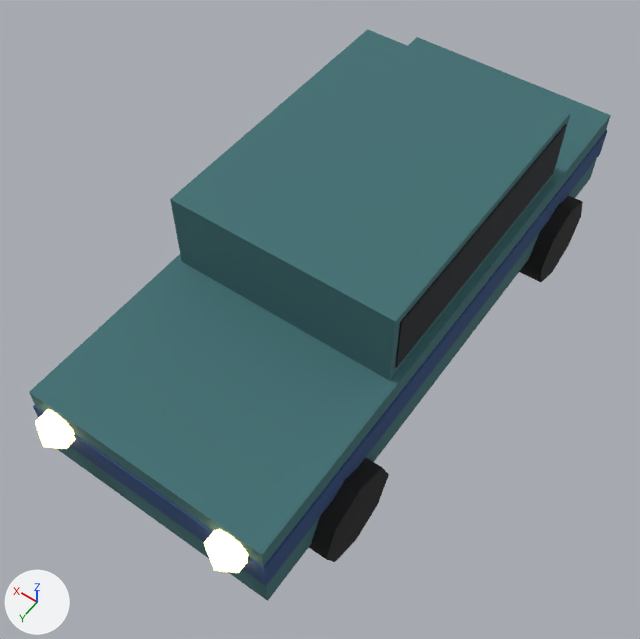
Two versions of the Blender file models/doroga/car-police.blend, one commit apart.
One viewpoint serves both versions: a 50 mm lens placed at (-2.03, 3.25, 4.99), pointed at (0.01, 0.38, 0.49). The lights are fixed; the arrows at lower left show +X, +Y and +Z. The older version comes first.

In view in the first picture: '00_paint0', '01_paint0_r320', '02_#1a2026_noshadow_r320', '03_#141416_r110', '04_#2c4a7a_noshadow', '05_#ffe9b0_noshadow'.
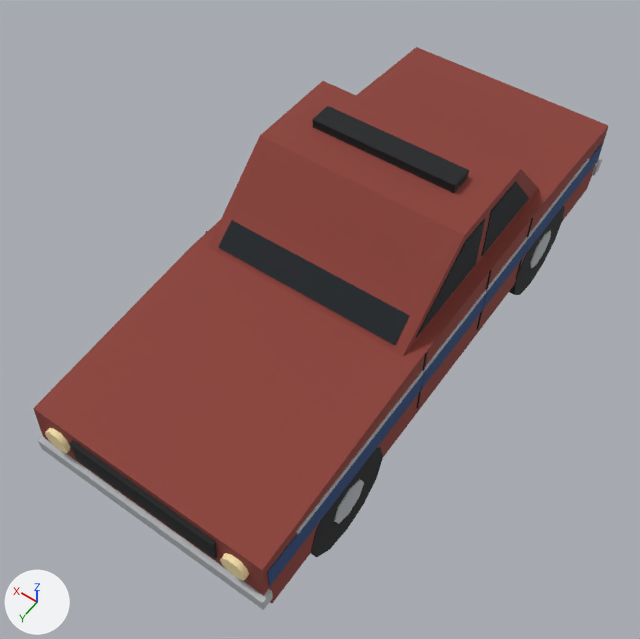
The change, as a diff of the scene's bpy script:
```diff
--- a/models/doroga/car-police.blend.py
+++ b/models/doroga/car-police.blend.py
@@ mat_paint0 @@
 mat_paint0 = principled_material('paint0')
-mat_paint0.base_color = (0.0497, 0.159, 0.171)  # dark cyan #3f6f73
+mat_paint0.base_color = (0.259, 0.0478, 0.0356)  # red #8b3e35
 mat_paint0.roughness = 0.9
@@ mat_ffe9b0_emit__ffd890_3 @@
 mat_ffe9b0_emit__ffd890_3.roughness = 0.9
-mat_ffe9b0_emit__ffd890_3.emission_color = (1.0, 0.687, 0.279)  # beige #ffd890
-mat_ffe9b0_emit__ffd890_3.emission_strength = 3.0
@@ me_02__1a2026_noshadow_r320 @@
-me_02__1a2026_noshadow_r320.from_pydata(...)  # 8 vertices, 6 faces; spans x -0.76..0.76, y -1.15..0.75, z 1.02..1.42
-me_02__1a2026_noshadow_r320.materials.append(mat_1a2026)  # black #1a2026
+me_02__1a2026_noshadow_r320.from_pydata(...)  # 48 vertices, 72 faces; spans x -0.72..0.72, y -1.05..0.58, z 0.95..1.37
+# me_02__1a2026_noshadow_r320 part 1: 8 vertices removed from x -0.76..0.76, y -1.15..0.75, z 1.02..1.42; 48 vertices added at x -0.72..0.72, y -1.05..0.58, z 0.95..1.37
+me_02__1a2026_noshadow_r320.materials.append(mat_1a2026_rough_0_2)  # black #131a21
@@ me_03__141416_r110 @@
-me_03__141416_r110.from_pydata(...)  # 64 vertices, 40 faces; spans x -0.91..0.91, y -1.62..1.62, z 0.0..0.64
+me_03__141416_r110.from_pydata(...)  # 192 vertices, 176 faces; spans x -0.81..0.81, y -1.47..1.55, z 0.0..0.6
+# me_03__141416_r110 part 4: the loose piece of 16 vertices spanning x -0.91..-0.69, y 0.98..1.62, z 0.0..0.64 is rebuilt with 24 vertices and now spans x -0.81..-0.6, y 0.95..1.55, z 0.0..0.6
+# me_03__141416_r110 part 5: 16 vertices removed from x -0.91..-0.69, y -1.62..-0.98, z 0.0..0.64; 48 vertices added at x -0.81..-0.6, y -1.47..-0.87, z 0.0..0.6
+# other edits to the shape of me_03__141416_r110 do not show in these pictures
 me_03__141416_r110.materials.append(mat_141416)
@@ me_05__ffe9b0_noshadow @@
-me_05__ffe9b0_noshadow.from_pydata(...)  # 52 vertices, 60 faces; spans x -0.707..0.707, y 1.896..2.144, z 0.67..0.93
+me_05__ffe9b0_noshadow.from_pydata(...)  # 80 vertices, 72 faces; spans x -0.72..0.72, y 2.015..2.055, z 0.569..0.731
+# me_05__ffe9b0_noshadow part 2: 26 vertices removed from x -0.707..-0.493, y 1.896..2.144, z 0.67..0.93; 40 vertices added at x -0.72..-0.55, y 2.015..2.055, z 0.569..0.731
+# me_05__ffe9b0_noshadow part 3: 26 vertices removed from x 0.493..0.707, y 1.896..2.144, z 0.67..0.93; 40 vertices added at x 0.55..0.72, y 2.015..2.055, z 0.569..0.731
 me_05__ffe9b0_noshadow.materials.append(mat_ffe9b0_emit__ffd890_3)
@@ ob_00_paint0 @@
-ob_00_paint0 = bpy.data.objects.new('00_paint0', me_00_paint0)
@@ ob_01_paint0_r320 @@
-ob_01_paint0_r320 = bpy.data.objects.new('01_paint0_r320', me_01_paint0_r320)
@@ ob_04__2c4a7a_noshadow @@
-ob_04__2c4a7a_noshadow = bpy.data.objects.new('04_#2c4a7a_noshadow', me_04__2c4a7a_noshadow)
@@ ob_04__2c4a7a_noshadow_r320 @@
+ob_04__2c4a7a_noshadow_r320 = bpy.data.objects.new('04_#2c4a7a_noshadow_r320', me_04__2c4a7a)  # 16 vertices, 24 faces; spans x -0.81..0.82, y -1.98..1.98, z 0.54..0.72; in mat_2c4a7a (dark blue #28497b)
+ob_04__2c4a7a_noshadow_r320.location = (0.0, 0.0, 0.0)
@@ ob_03__b8bcc0_noshadow_r110 @@
+ob_03__b8bcc0_noshadow_r110 = bpy.data.objects.new('03_#b8bcc0_noshadow_r110', me_03__b8bcc0)  # 160 vertices, 160 faces; spans x -0.82..0.82, y -2.06..2.06, z 0.15..0.75; in mat_b8bcc0_metal_0_6_rough_0_35 (light grey #b9bdc1)
+ob_03__b8bcc0_noshadow_r110.location = (0.0, 0.0, 0.0)
@@ ob_01_paint0 @@
+ob_01_paint0 = bpy.data.objects.new('01_paint0', me_01_paint0)  # 24 vertices, 40 faces; spans x -0.8..0.8, y -2.04..2.04, z 0.26..1.42; in mat_paint0 (red #8b3e35)
+ob_01_paint0.location = (0.0, 0.0, 0.0)
@@ ob_00__1e2022_noshadow_r320 @@
+ob_00__1e2022_noshadow_r320 = bpy.data.objects.new('00_#1e2022_noshadow_r320', me_00__1e2022)  # 256 vertices, 272 faces; spans x -0.81..0.81, y -1.54..2.05, z -0.08..1.48; in mat_1e2022 (black #181a1c)
+ob_00__1e2022_noshadow_r320.location = (0.0, 0.0, 0.0)
```

Where the change shows, as pixel boxes [x1, y1, x2, y2] in the pictures (640 x 639 px; the box of a moved part takes in the faces that stretch with it):
'01_paint0', added (red): after [33, 47, 609, 603]
'01_paint0_r320', deleted (dark cyan): before [170, 29, 571, 380]
'00_paint0', deleted (dark cyan): before [29, 37, 611, 601]
'02_#1a2026_noshadow_r320', reshaped: before [395, 124, 567, 368]; after [218, 181, 529, 345]
'00_#1e2022_noshadow_r320', added: after [69, 106, 565, 559]
'04_#2c4a7a_noshadow', deleted: before [33, 130, 607, 586]
'03_#141416_r110', reshaped (not visible afterwards): before [309, 195, 583, 562]
'03_#b8bcc0_noshadow_r110', added: after [38, 158, 602, 610]
'04_#2c4a7a_noshadow_r320', added: after [267, 142, 603, 586]
'05_#ffe9b0_noshadow', recoloured, surface changed, reshaped (7% shorter): before [35, 409, 248, 573]; after [45, 428, 249, 581]
part 2 of me_05__ffe9b0_noshadow, moved or reshaped: before [204, 529, 248, 573]; after [220, 553, 249, 581]
part 3 of me_05__ffe9b0_noshadow, moved or reshaped: before [35, 409, 76, 449]; after [45, 428, 70, 453]
part 4 of me_03__141416_r110, rebuilt (not visible afterwards): before [309, 458, 389, 562]
part 5 of me_03__141416_r110, cut back (black): before [519, 195, 583, 282]
